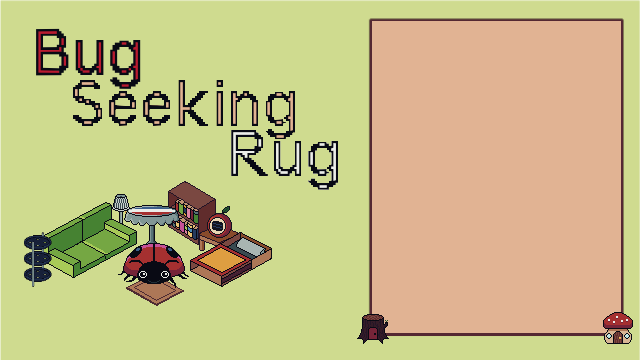
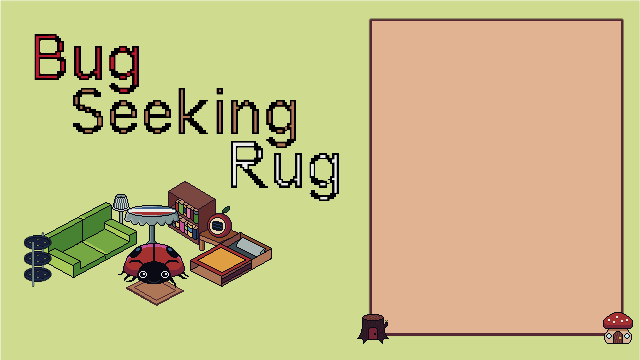
Two versions of the same layered image (640 × 360). Layer-by-layer changes:
hid "Pasted Layer" over [73, 80, 295, 139]
hid "Pasted Layer #1" over [231, 130, 338, 190]
painted on "Layer" over [38, 31, 138, 87]
removed layer "Transformation" over [34, 28, 339, 201]
renamed "Bug ..." to "Pasted Layer copy", moved it above "Background", painted on it over [34, 28, 339, 201]
painted on "Background" over [34, 28, 339, 201]